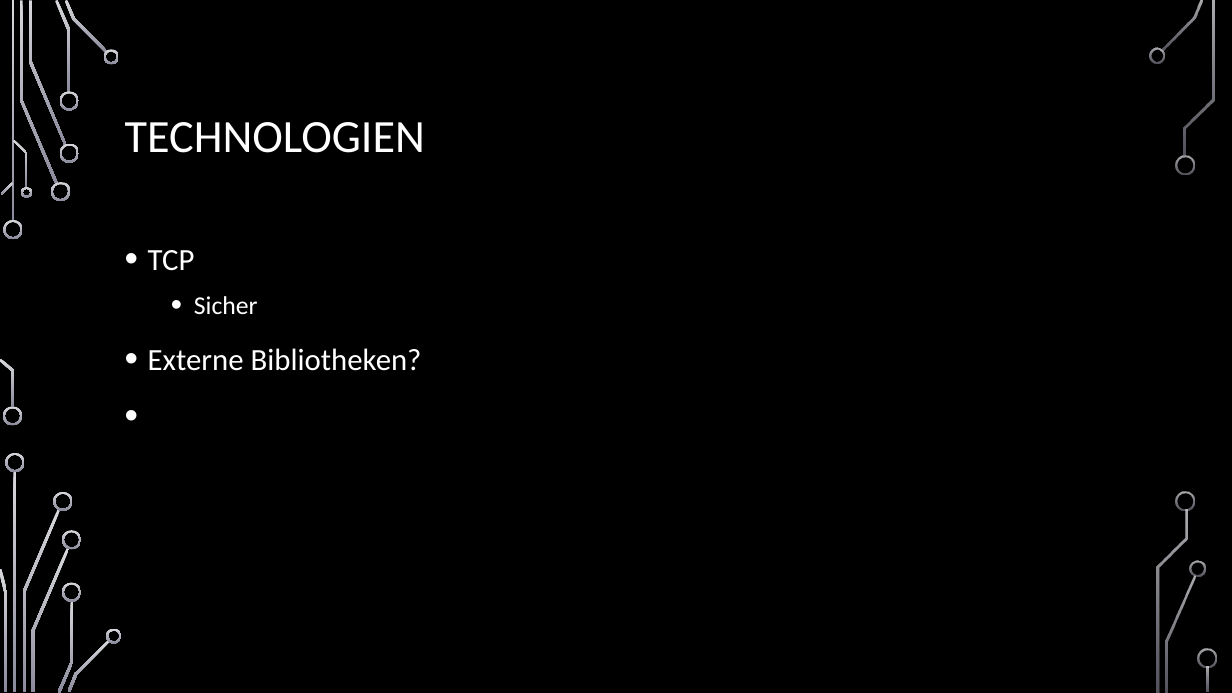
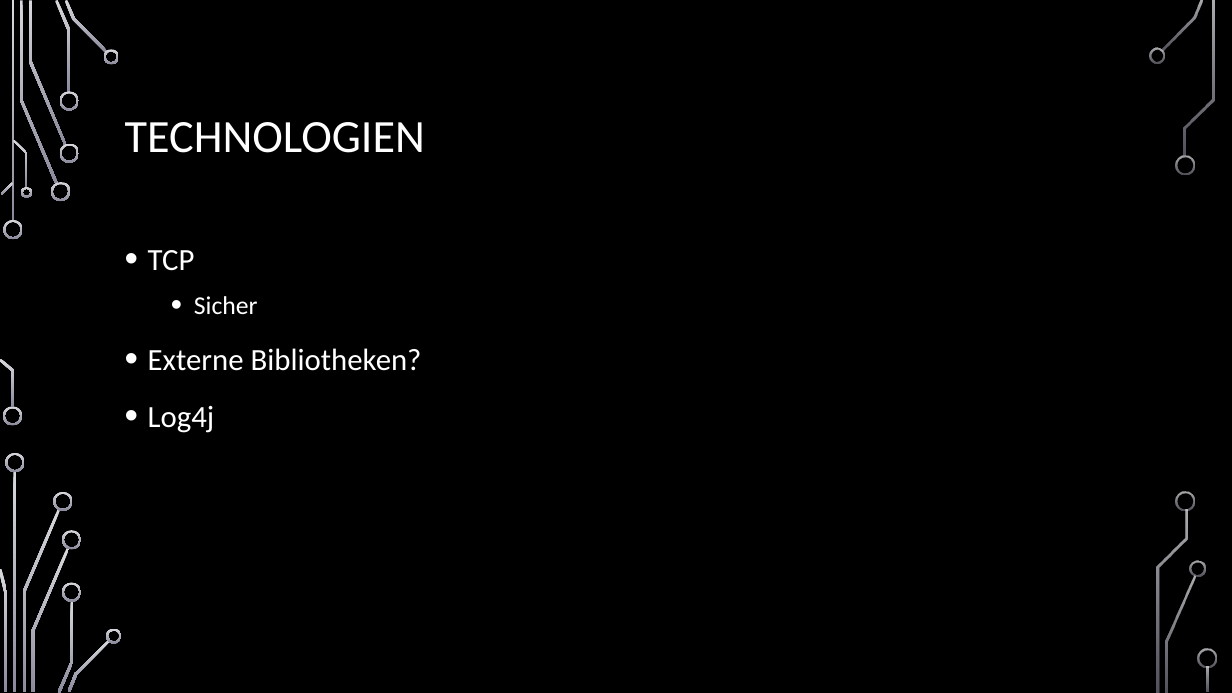
Before and after one commit to jnussbaum/TheBachelorsChaseGame, a slide deck: slide 7 of documents/Meilensteine/Meilenstein III/Meilenstein_3_Präsentation .pptx. Drawn at 1232x693 pixels with LibreOffice and Linux fonts; fonts in the diff are those of the drawing; background and template pictures are left out. Boxes give left, top, right and bottom in pixels: in the first picture for what was removed or moved away, otherwise in the second. Text is boxed around its words. In the diff, an @@ line names an element or a change of style, - is before the commit and + after.

Commit message:
Eine Folie der PPP ergänzt
Former-commit-id: f3c6ed0d2b3f537dfed5366bf12103e92fe130f6

```diff
--- a/documents/Meilensteine/Meilenstein III/Meilenstein_3_Präsentation .pptx
+++ b/documents/Meilensteine/Meilenstein III/Meilenstein_3_Präsentation .pptx
@@ text at [148,406,215,433]: paragraph added @@
+• Log4j
```
